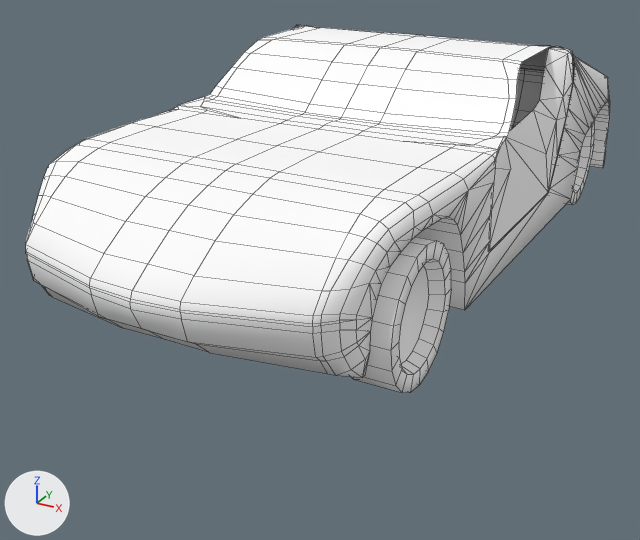
The Blender file vlabs2/vl.vlabs.com.ua/models/kinsmart/LamborghiniMiura1971P400SV/LamborghiniMiura1971P400SV.blend: old version first, new version second.
The view is the same before and after, from a camera (50 mm lens) standing at (0.0739, -0.1564, 0.0688) and looking at (-0.0067, -0.01, -0.0044). Lighting does not change. The marker at lower left points along +X, +Y and +Z. Mesh edges are drawn as thin lines.

In view in the first picture: 'LamborghiniMiura1971P400SV', 'LamborghiniMiura1971P400SVLeftDoor', 'wheelFL', 'wheelRL'.
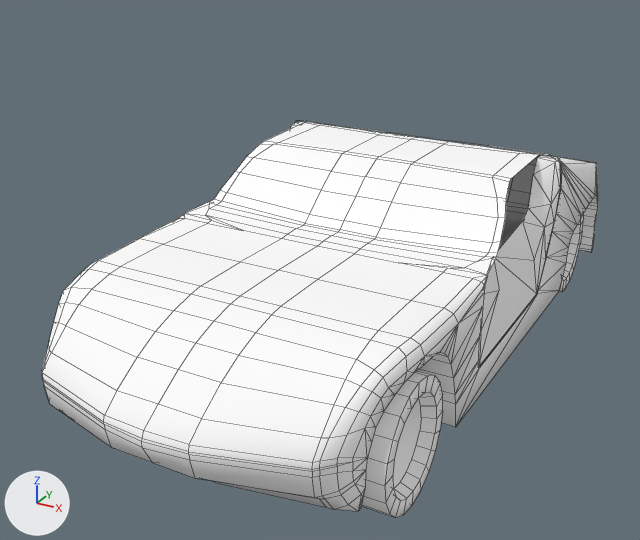
Commit message: VLabs2: ammojs vehicle Lamborgini Miura VLab exps done

What differs and where, as boxes [x1, y1, x2, y2] in the pictures (640 x 540 px; the box of a moved part takes in the faces that stretch with it):
'LamborghiniMiura1971P400SV', moved
    before: [26, 25, 610, 378]
    after: [42, 120, 598, 511]
'wheelFL', moved
    before: [352, 237, 451, 393]
    after: [361, 371, 443, 518]
'LamborghiniMiura1971P400SVLeftDoor', moved
    before: [490, 46, 573, 250]
    after: [480, 153, 560, 365]
'wheelRL', moved
    before: [566, 119, 595, 205]
    after: [560, 213, 584, 291]
'LamborghiniMiura1971P400SVRightDoor', moved (not visible before)
    after: [290, 121, 306, 129]
part 1 of me_wheelgeometry, moved or reshaped
    before: [352, 119, 595, 393]
    after: [361, 213, 584, 518]

Patch to the scene script:
```diff
--- a/vlabs2/vl.vlabs.com.ua/models/kinsmart/LamborghiniMiura1971P400SV/LamborghiniMiura1971P400SV.blend.py
+++ b/vlabs2/vl.vlabs.com.ua/models/kinsmart/LamborghiniMiura1971P400SV/LamborghiniMiura1971P400SV.blend.py
@@ me_wheelgeometry @@
 me_wheelgeometry.from_pydata(...)  # 120 vertices, 101 faces; spans x 0.0..0.0078, y -0.0112..0.0112, z -0.0112..0.0112
 # used by ob_wheelrl; parent = ob_lamborghinimiura1971p400sv; location = (0.0238, 0.0451, 0.0042)
+# me_wheelgeometry part 1: the whole mesh is moved by (-0.0039, 0.0, 0.0)
 me_wheelgeometry.materials.append(mat_lamborghinimiura1971p400svmaterial)
@@ ob_lamborghinimiura1971p400sv @@
 ob_lamborghinimiura1971p400sv = bpy.data.objects.new('LamborghiniMiura1971P400SV', me_lamborghinimiura1971p400svgeometry)
-ob_lamborghinimiura1971p400sv.location = (0.0, 0.0003, 0.022)
+ob_lamborghinimiura1971p400sv.location = (0.0, 0.0, 0.0)
@@ ob_wheelrl @@
 ob_wheelrl.parent = ob_lamborghinimiura1971p400sv
-ob_wheelrl.matrix_parent_inverse = Matrix(((1.0, 0.0, 0.0, 0.0), (0.0, 1.0, 0.0, -0.000312), (0.0, 0.0, 1.0, -0.0152), (0.0, 0.0, 0.0, 1.0)))
-ob_wheelrl.location = (0.0238, 0.0451, 0.0042)
+ob_wheelrl.location = (0.0277, 0.0448, -0.011)
@@ ob_wheelfl @@
 ob_wheelfl.parent = ob_lamborghinimiura1971p400sv
-ob_wheelfl.matrix_parent_inverse = Matrix(((1.0, 0.0, 0.0, 0.0), (0.0, 1.0, 0.0, -0.000312), (0.0, 0.0, 1.0, -0.0152), (0.0, 0.0, 0.0, 1.0)))
-ob_wheelfl.location = (0.0238, -0.0486, 0.0042)
+ob_wheelfl.matrix_parent_inverse = Matrix(((1.0, 0.0, 0.0, 0.0), (0.0, 1.0, 0.0, -0.000312), (0.0, 0.0, 1.0, -0.022), (0.0, 0.0, 0.0, 1.0)))
+ob_wheelfl.location = (0.0277, -0.0486, 0.011)
```
